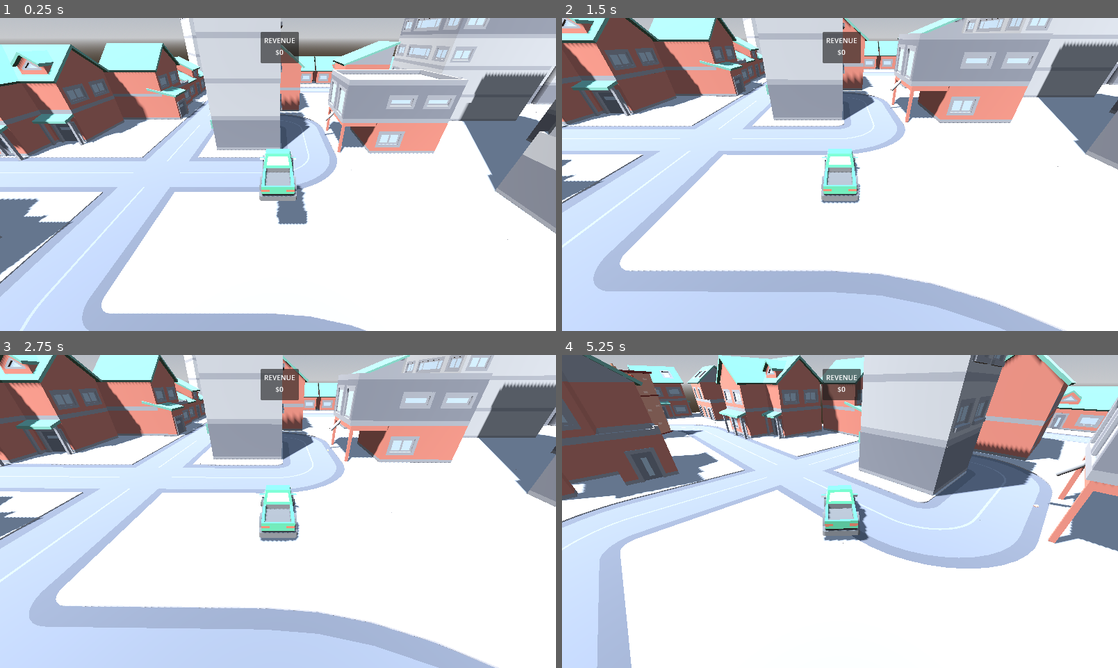
Above: before the commit, frames 1-4 (two rows, left to right).
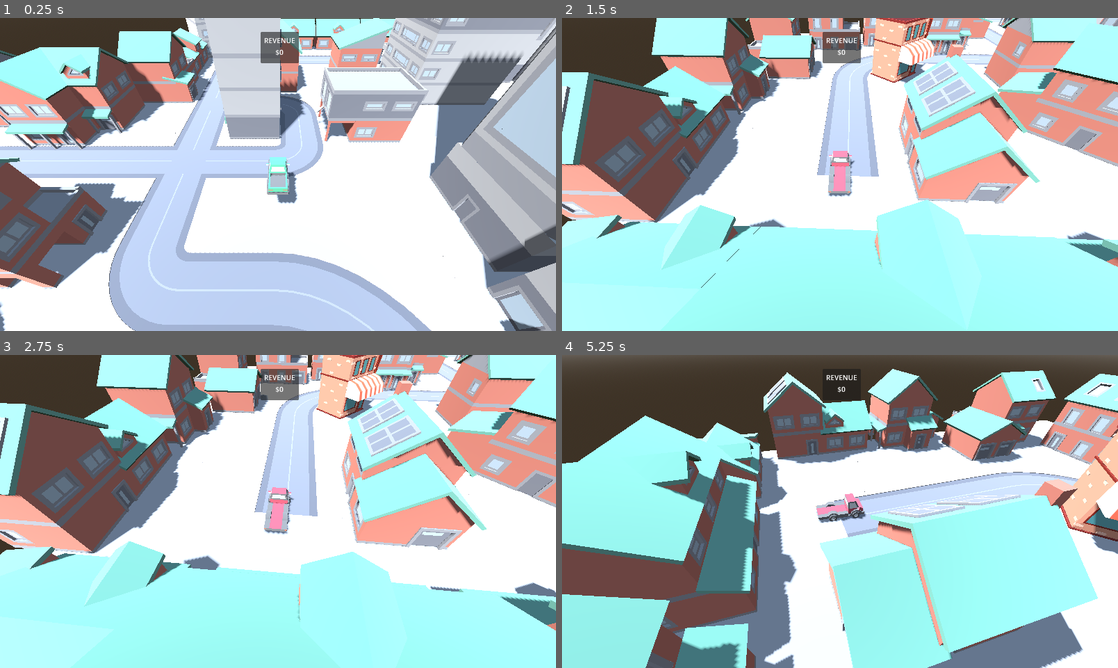
Above: after the commit, the same moments.

Repository: stesim/ld53-delivery
Game: Godot game, scene res://game_world.tscn
Two runs of this game, one before a commit and one after it. Both use one fixed random seed, a clock stepped at 60 frames per second and the inputs below.
Inputs:
- Up to frame 1 (0.25 s): no input
- Up to frame 2 (1.5 s): tap Enter (ui_accept) at 0.5, 0.77 s; hold D (steer_right) 0.53-1.28 s; hold Tab (swap_vehicle, bound only after the commit) 0.53-1.28 s; hold Space (brake) from 1.28 s (still down); tap T (test_input) at 1.35 s
- Up to frame 3 (2.75 s): tap Enter (ui_accept) at 1.52 s; tap Tab (swap_vehicle, bound only after the commit) at 1.55 s; release Space (brake) at 2.03 s; hold D (steer_right) from 2.03 s (still down); hold Tab (swap_vehicle, bound only after the commit) from 2.03 s (still down); tap 1 (transfer_item_1) at 2.1 s
- Up to frame 4 (5.25 s): release D (steer_right) at 2.78 s; release Tab (swap_vehicle, bound only after the commit) at 2.78 s; hold W (accelerate) 2.78-3.53 s; tap 2 (transfer_item_2) at 2.85 s; tap Enter (ui_accept) at 3.02, 3.77, 4.52 s; tap Tab (swap_vehicle, bound only after the commit) at 3.05, 4.55 s; hold Tab (swap_vehicle, bound only after the commit) 3.53-4.28 s; hold A (steer_left) 3.53-5.03 s; tap 3 (transfer_item_3) at 3.6 s; tap 4 (transfer_item_4) at 4.35 s; hold Space (brake) from 5.03 s (still down); hold Tab (swap_vehicle, bound only after the commit) from 5.03 s (still down)

The runs differ from the first frame. In frame 1, 66% of the frame differs, in the area x 0-100%, y 0-100%; in frame 2, 82%; in frame 3, 80%; in frame 4, 88%.

Commit message:
added vehicle switching

Diff:
--- a/game_world.gd
+++ b/game_world.gd
@@ -6,6 +6,7 @@
 
 @onready var _revenue_label := %revenue_label
 @onready var _score_sound := %score_sound
+@onready var _vehicle_follower := %vehicle_follower
 
 
 func _ready() -> void:
@@ -16,6 +17,30 @@
 		background_music.stream = background_tracks.pick_random()
 		background_music.play()
 
+	_swap_to_vehicle(get_tree().get_first_node_in_group(&"vehicles"))
+
+
+func _unhandled_input(event : InputEvent) -> void:
+	if event.is_action_pressed(&"swap_vehicle") and not event.is_echo():
+		_swap_vehicle()
+
+
+func _swap_vehicle() -> void:
+	var vehicles := get_tree().get_nodes_in_group(&"vehicles")
+	if vehicles.size() > 1:
+		var current_vehicle : Node3D = _vehicle_follower.target
+		var next_vehicle := vehicles[(vehicles.find(current_vehicle) + 1) % vehicles.size()]
+		_swap_to_vehicle(next_vehicle)
+
+
+func _swap_to_vehicle(new_vehicle) -> void:
+	var current_vehicle = _vehicle_follower.target
+	if current_vehicle:
+		current_vehicle.active = false
+	new_vehicle.active = true
+	_vehicle_follower.target = new_vehicle
+
+
 
 func _on_score_changed() -> void:
 	_revenue_label.text = "$%d" % GameState.score
--- a/game_world.tscn
+++ b/game_world.tscn
@@ -13,6 +13,7 @@
 [ext_resource type="AudioStream" uid="uid://cgjbekrvogi5b" path="res://assets/music/Polka Train.ogg" id="7_7inye"]
 [ext_resource type="AudioStream" uid="uid://dqen0rqp3mdgt" path="res://assets/music/Swinging Pants.ogg" id="8_ypdcj"]
 [ext_resource type="PackedScene" uid="uid://df22loy4nru3l" path="res://vehicles/truck.tscn" id="9_q7j6y"]
+[ext_resource type="PackedScene" uid="uid://dm7hqkegkwcgm" path="res://vehicles/truck_flat.tscn" id="10_2gp4b"]
 
 [sub_resource type="ProceduralSkyMaterial" id="ProceduralSkyMaterial_kjrqk"]
 sky_horizon_color = Color(0.64625, 0.65575, 0.67075, 1)
@@ -32,12 +33,13 @@
 
 [node name="truck" parent="." instance=ExtResource("9_q7j6y")]
 transform = Transform3D(1, 0, 0, 0, 1, 0, 0, 0, 1, -30.2455, 2.80538, 18.6208)
-mass = 2000.0
-max_engine_force = 3000.0
-max_brake_force = 100.0
+
+[node name="truck_flat" parent="." instance=ExtResource("10_2gp4b")]
+transform = Transform3D(1, 0, 0, 0, 1, 0, 0, 0, 1, 3, 1, 0)
 
 [node name="vehicle_follower" type="Node3D" parent="." node_paths=PackedStringArray("target")]
-transform = Transform3D(-1, 0, -8.74228e-08, -6.18172e-08, 0.707107, 0.707107, 6.18172e-08, 0.707107, -0.707107, -30.2455, 7.3054, 11.6208)
+unique_name_in_owner = true
+transform = Transform3D(-1, 0, -8.74228e-08, -6.18172e-08, 0.707107, 0.707107, 6.18172e-08, 0.707107, -0.707107, -30.2455, 12.3054, 9.6208)
 script = ExtResource("3_p7flm")
 target = NodePath("../truck")
 
--- a/project.godot
+++ b/project.godot
@@ -85,6 +85,11 @@
 "events": [Object(InputEventKey,"resource_local_to_scene":false,"resource_name":"","device":-1,"window_id":0,"alt_pressed":false,"shift_pressed":false,"ctrl_pressed":false,"meta_pressed":false,"pressed":false,"keycode":0,"physical_keycode":84,"key_label":0,"unicode":116,"echo":false,"script":null)
 ]
 }
+swap_vehicle={
+"deadzone": 0.5,
+"events": [Object(InputEventKey,"resource_local_to_scene":false,"resource_name":"","device":-1,"window_id":0,"alt_pressed":false,"shift_pressed":false,"ctrl_pressed":false,"meta_pressed":false,"pressed":false,"keycode":0,"physical_keycode":4194306,"key_label":0,"unicode":0,"echo":false,"script":null)
+]
+}
 
 [layer_names]
 
--- a/vehicles/truck.tscn
+++ b/vehicles/truck.tscn
@@ -19,7 +19,7 @@
 size = Vector3(1.25, 0.8, 2.9)
 
 [node name="truck" instance=ExtResource("1_42dhg")]
-center_of_mass = Vector3(0, 0.05, -0.13)
+center_of_mass = Vector3(0, 0.05, -0.14)
 
 [node name="collision_shape" parent="." index="0"]
 transform = Transform3D(1, 0, 0, 0, 1, 0, 0, 0, 1, 0, 0.2, -0.2)
--- a/vehicles/truck_flat.tscn
+++ b/vehicles/truck_flat.tscn
@@ -8,5 +8,4 @@
 [node name="truck_flat" instance=ExtResource("1_aiuw5")]
 
 [node name="shape" parent="inventory_area" index="0"]
-transform = Transform3D(1, 0, 0, 0, 1, 0, 0, 0, 1, 0, 0.700209, 0)
 shape = SubResource("BoxShape3D_8opj6")
--- a/vehicles/vehicle.gd
+++ b/vehicles/vehicle.gd
@@ -1,4 +1,18 @@
 extends VehicleBody3D
+
+
+@export var active := false :
+	set(value):
+		active = value
+		set_physics_process(active)
+		if not active:
+			_sound_engine.stop()
+			engine_force = 0.0
+			steering = 0.0
+			brake = max_brake_force
+		else:
+			if _sound_engine:
+				_sound_engine.play()
 
 
 @export_range(0.0, 500.0, 0.01, "or_greater") var max_engine_force := 50.0
@@ -8,15 +22,23 @@
 @export_range(0.0, 20.0, 0.01, "or_greater") var inventory_loss_amount := 1
 @export_range(0.0, 20.0, 0.01, "or_greater") var inventory_loss_cooldown := 1.0
 @export_range(0.0, 20.0, 0.01, "or_greater") var crash_sound_speed_threshold := 5.0
-
+@export_range(0.0, 20.0, 0.01, "or_greater") var brake_sound_speed_threshold := 3.0
 
 
 var _previous_speed := 0.0
 var _previous_loss_time := 0
 var move_forward := false
 
+
 @onready var _inventory_area := %inventory_area
 @onready var _crash_sound := %crash_sound
+@onready var _sound_engine := %sound_engine
+
+
+func _ready() -> void:
+	set_physics_process(false)
+	if not active:
+		brake = max_brake_force
 
 
 func _enter_tree() -> void:
@@ -27,6 +49,8 @@
 
 
 func _physics_process(delta : float) -> void:
+	var was_braking := brake > 0.0
+
 	engine_force = max_engine_force * Input.get_axis("reverse", "accelerate")
 	brake = max_brake_force * Input.get_action_strength("brake")
 	steering = max_steering_angle * Input.get_axis("steer_right", "steer_left")
@@ -37,6 +61,9 @@
 	if move_forward and Input.get_axis("reverse", "accelerate") < 0.0:
 		brake = max_brake_force * -1.0 * Input.get_axis("reverse", "accelerate")
 
+	var is_braking := brake > 0.0
+	if not was_braking and is_braking and _previous_speed >= brake_sound_speed_threshold:
+		_crash_sound.play()
 
 	var current_speed := linear_velocity.length()
 	var acceleration := (current_speed - _previous_speed) / delta
@@ -44,9 +71,8 @@
 	if current_speed < 0.5:
 		move_forward = false
 
-
-	$sound_engine.pitch_scale = 0.5 + current_speed / 10.0
-	$sound_engine.volume_db = -6.0 + 10.0 * current_speed / 10.0
+	_sound_engine.pitch_scale = 0.5 + current_speed / 10.0
+	_sound_engine.volume_db = -6.0 + 10.0 * current_speed / 10.0
 
 	if abs(acceleration) > inventory_loss_acceleration_threshold:
 		var now := Time.get_ticks_msec()
@@ -66,7 +92,7 @@
 
 
 func _on_body_entered(body : Node) -> void:
-	if body is RigidBody3D:
+	if not active or body is RigidBody3D:
 		return
 	if _previous_speed >= crash_sound_speed_threshold:
 		_crash_sound.play()
--- a/vehicles/vehicle.tscn
+++ b/vehicles/vehicle.tscn
@@ -14,17 +14,18 @@
 [sub_resource type="BoxShape3D" id="BoxShape3D_7ks0q"]
 size = Vector3(0.9, 0.8, 0.55)
 
-[sub_resource type="BoxShape3D" id="BoxShape3D_8sjrn"]
-size = Vector3(1.25, 1, 2)
+[sub_resource type="BoxShape3D" id="BoxShape3D_x36pu"]
+size = Vector3(1.25, 1, 3.2)
 
-[node name="vehicle" type="VehicleBody3D"]
-mass = 600.0
+[node name="vehicle" type="VehicleBody3D" groups=["vehicles"]]
+mass = 2000.0
 center_of_mass_mode = 1
 center_of_mass = Vector3(0, 0.05, 0.21)
 max_contacts_reported = 1
 contact_monitor = true
 script = ExtResource("1_x1xpc")
-max_engine_force = 2000.0
+max_engine_force = 3000.0
+max_brake_force = 100.0
 max_steering_angle = 0.523599
 
 [node name="collision_shape" type="CollisionShape3D" parent="."]
@@ -97,8 +98,8 @@
 unique_name_in_owner = true
 
 [node name="shape" type="CollisionShape3D" parent="inventory_area"]
-transform = Transform3D(1, 0, 0, 0, 1, 0, 0, 0, 1, 0, 0.5, -0.6)
-shape = SubResource("BoxShape3D_8sjrn")
+transform = Transform3D(1, 0, 0, 0, 1, 0, 0, 0, 1, 0, 0.700209, 0)
+shape = SubResource("BoxShape3D_x36pu")
 
 [node name="inventory_indicator" parent="." instance=ExtResource("5_xbh77")]
 unique_name_in_owner = true
@@ -110,6 +111,7 @@
 max_polyphony = 3
 
 [node name="sound_engine" type="AudioStreamPlayer" parent="."]
+unique_name_in_owner = true
 stream = ExtResource("8_sj5ua")
 volume_db = -6.0
 autoplay = true
Not shown: 1 places in game_world.tscn that only renumber resources
